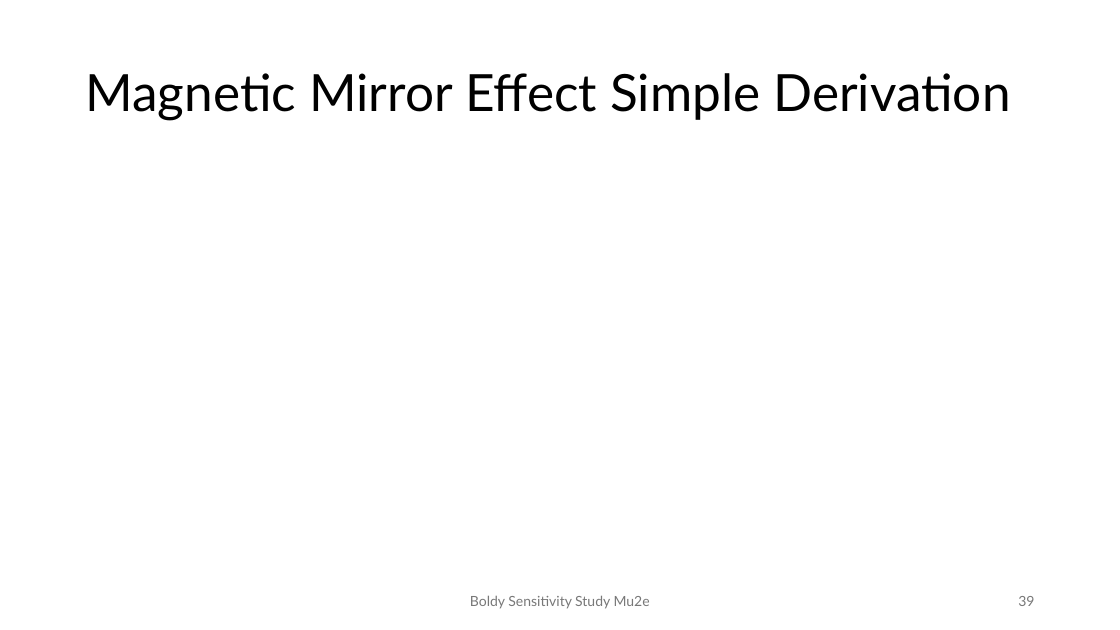
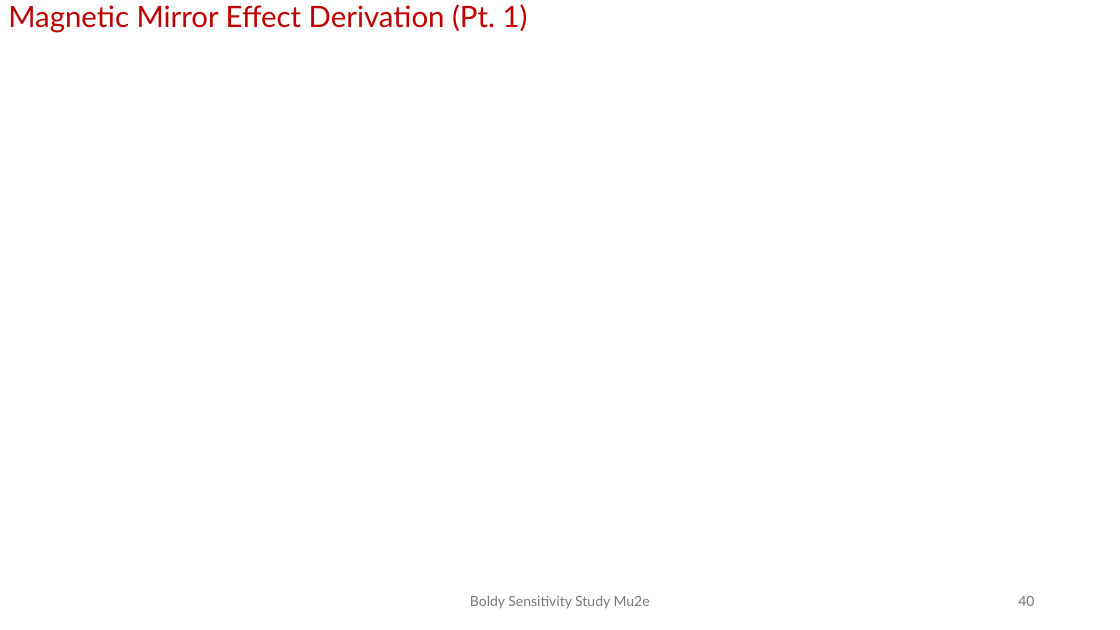
Before and after one commit to andrewboldy/DissertationAndProposalWriting, a slide deck: slide 40 of ProposalWriting/Presentation/BoldyProposalDefense [Autosaved].pptx (slide 39 before the commit). Drawn at 1120x630 pixels with LibreOffice and Linux fonts; fonts in the diff are those of the drawing; grey boxes stand for pictures; background and template pictures are left out. Boxes give left, top, right and bottom in pixels: in the first picture for what was removed or moved away, otherwise in the second. Text is boxed around its words. In the diff, an @@ line names an element or a change of style, - is before the commit and + after.

Commit message:
Updates to proposal presentation, adjusting title position and rearranging the theoretical motivation to front

```diff
--- a/ProposalWriting/Presentation/BoldyProposalDefense [Autosaved].pptx
+++ b/ProposalWriting/Presentation/BoldyProposalDefense [Autosaved].pptx
@@ text added at (8,4,528,33), 25.2 pt, text #C00000 @@
+Magnetic Mirror Effect Derivation (Pt. 1)
@@ title removed at (85,73,1010,120) @@
-Magnetic Mirror Effect Simple Derivation
@@ page number at (1018,596,1034,606): text changed @@
-39
+40
```
Also in this commit, not shown: 25 other slides changed, 1 slide added.
